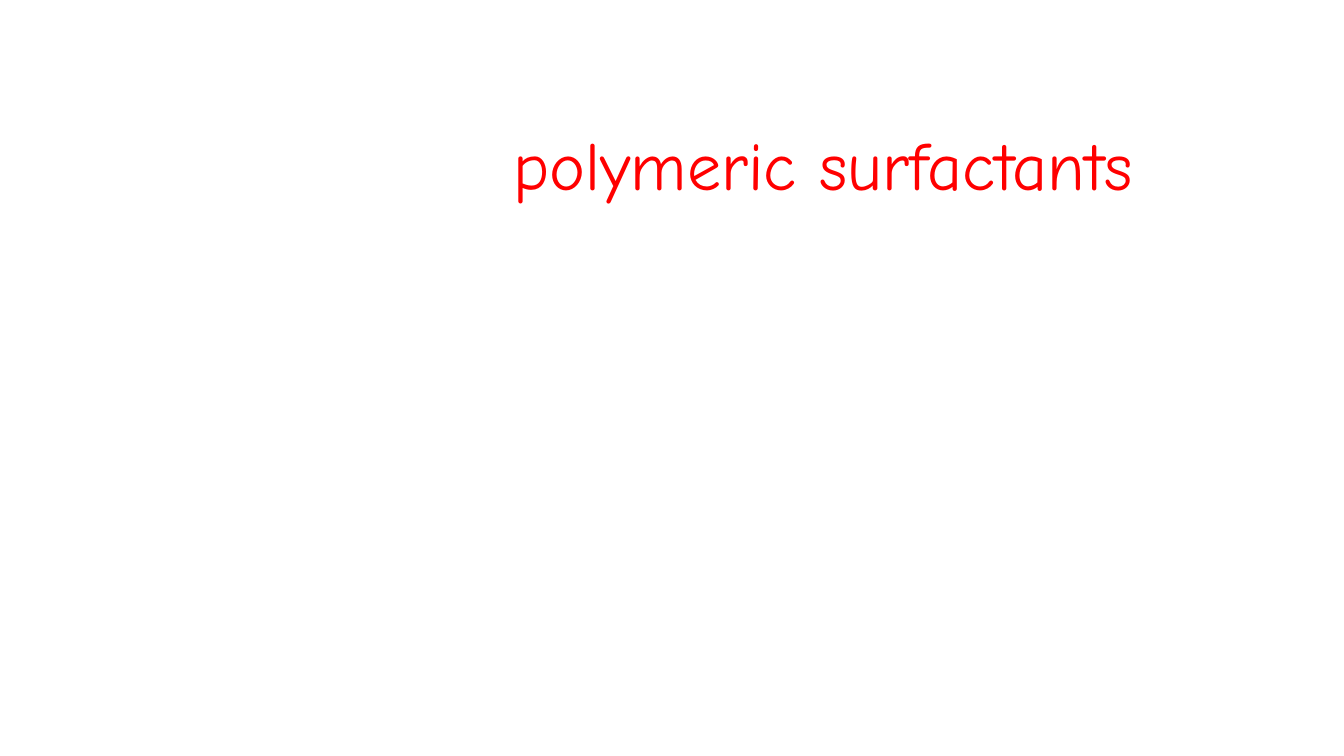
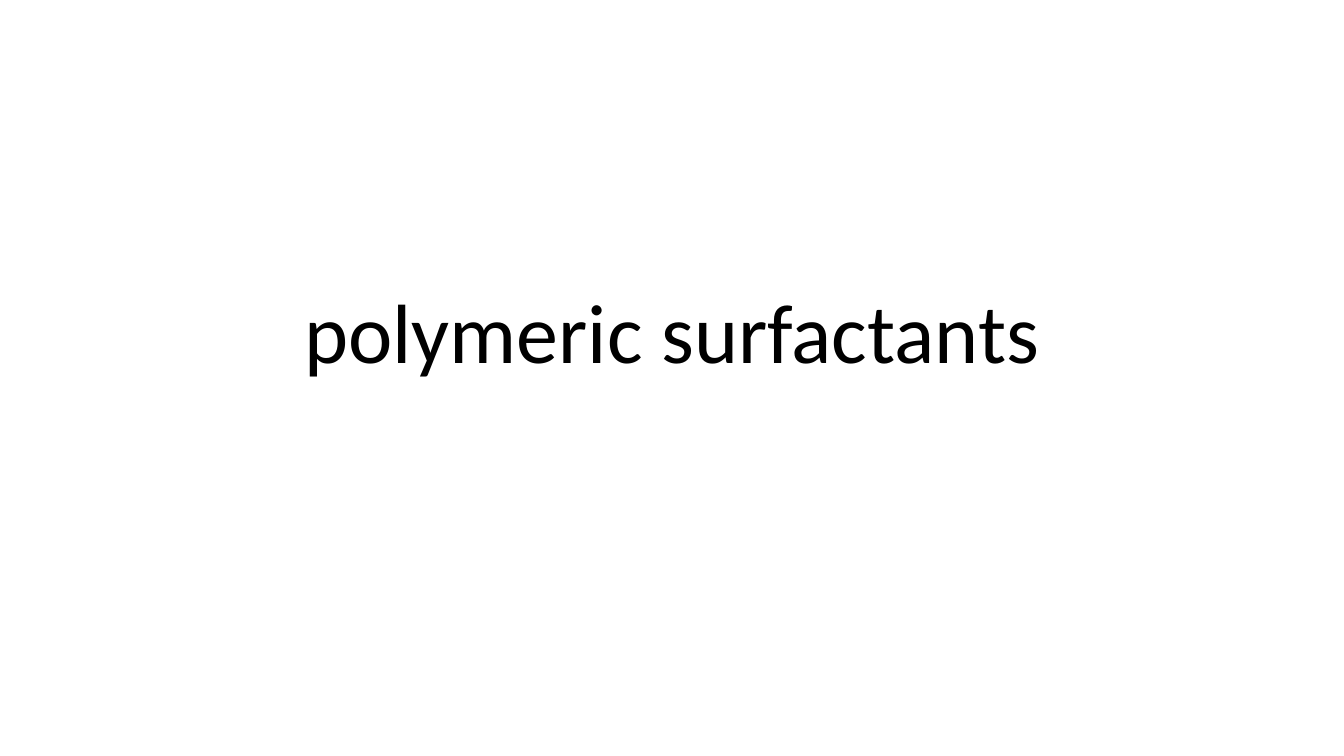
Before and after one commit to LilianaBohus/chemistry-presenations, a slide deck: slide 55 of formulations-and-surfactants.pptx (slide 54 before the commit). Drawn at 1344x756 pixels with LibreOffice and Linux fonts; fonts in the diff are those of the drawing. Boxes give left, top, right and bottom in pixels: in the first picture for what was removed or moved away, otherwise in the second. Text is boxed around its words. In the diff, an @@ line names an element or a change of style, - is before the commit and + after.

```diff
--- a/formulations-and-surfactants.pptx
+++ b/formulations-and-surfactants.pptx
@@ title "polymeric surfactants": place and size @@
-title "polymeric surfactants" at <box>514,143,1133,204</box>
+title "polymeric surfactants" at <box>304,304,1039,377</box>
@@ title "polymeric surfactants" at <box>304,304,1039,377</box>: size 48.6 to 60 pt, font Comic Neue to Calibri, text colour #FF0000 to #000000 @@
```
Also in this commit, not shown: 3 other slides changed, 4 slides added, 3 slides removed.
